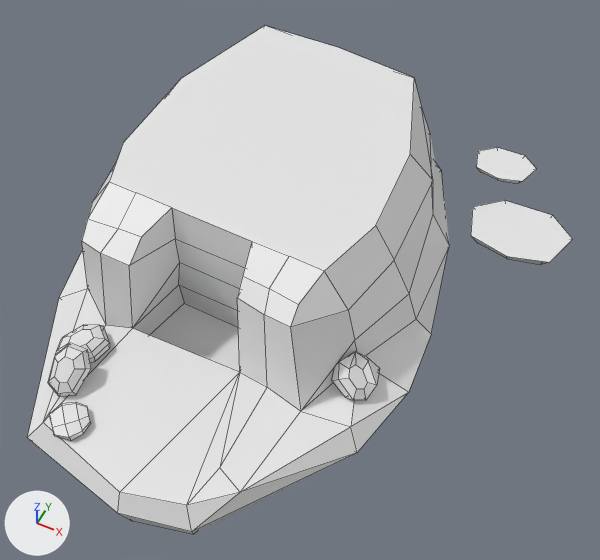
What one commit did to the FBX model BubbleOdysse/Assets/WorldAssets/StatueIsland.fbx.
Both versions are drawn from a camera (50 mm lens) standing at (24.1, 28.0, 27.3) and looking at (14.3, 47.5, 2.8). Every picture has the same lights, and +X, +Y and +Z are marked at lower left. Mesh edges are drawn as thin lines. Where no turn or scale is listed for an object, it has been applied to the vertices.
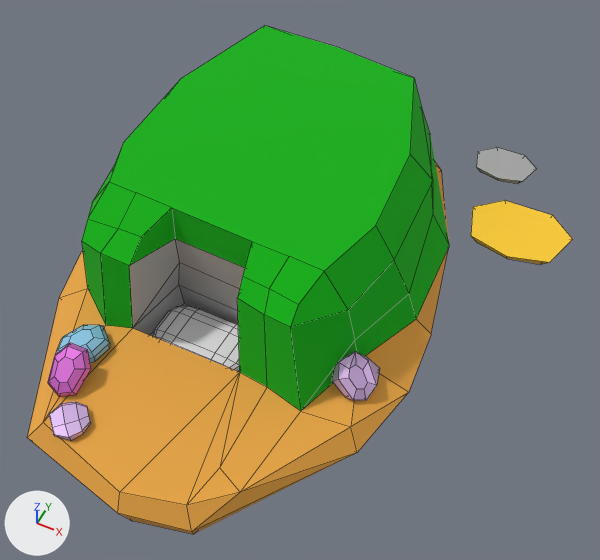
Diff of the bpy script that builds the scene:
```diff
--- a/BubbleOdysse/Assets/WorldAssets/StatueIsland.fbx.py
+++ b/BubbleOdysse/Assets/WorldAssets/StatueIsland.fbx.py
@@ mat_stein_1 @@
+mat_stein_1 = principled_material('Stein 1')
+mat_stein_1.base_color = (0.676, 0.461, 0.802)  # purple #d7b5e7
+mat_stein_1.metallic = 0.37
@@ mat_stein_3 @@
+mat_stein_3 = principled_material('Stein 3')
+mat_stein_3.base_color = (0.264, 0.576, 0.801)  # blue #8cc8e7
+mat_stein_3.metallic = 0.181
@@ mat_earth @@
+mat_earth = principled_material('Earth')
+mat_earth.base_color = (0.8, 0.371, 0.0537)  # orange #e7a442
+mat_earth.roughness = 0.913
@@ mat_rock @@
+mat_rock = principled_material('Rock')
+mat_rock.base_color = (0.383, 0.383, 0.383)  # grey #a6a6a6
@@ mat_gras @@
+mat_gras = principled_material('Gras')
+mat_gras.base_color = (0.0, 0.434, 0.00206)  # green #00b007
+mat_gras.roughness = 1.0
@@ mat_unterwasser @@
+mat_unterwasser = principled_material('Unterwasser')
+mat_unterwasser.base_color = (1.0, 0.605, 0.0239)  # yellow #ffcc2b
@@ mat_stein_4 @@
+mat_stein_4 = principled_material('Stein 4')
+mat_stein_4.base_color = (0.801, 0.19, 0.772)  # pink #e779e4
+mat_stein_4.metallic = 0.433
+mat_stein_4.roughness = 0.492
@@ me_cylinder_004 @@
 me_cylinder_004.from_pydata(...)  # 28 vertices, 23 faces; spans x -0.65..0.73, y -1.06..0.57, z -0.45..0.86
+me_cylinder_004.materials.append(mat_stein_4)  # pink #e779e4
@@ me_cylinder_007 @@
 me_cylinder_007.from_pydata(...)  # 14 vertices, 9 faces; spans x -2.18..2.18, y -1.81..1.41, z -0.27..0.27
+me_cylinder_007.materials.append(mat_unterwasser)  # yellow #ffcc2b
@@ me_cylinder_008 @@
 me_cylinder_008.from_pydata(...)  # 14 vertices, 9 faces; spans x -1.36..1.36, y -1.12..0.88, z -0.17..0.17
+me_cylinder_008.materials.append(mat_rock)  # grey #a6a6a6
@@ me_cylinder_009 @@
 me_cylinder_009.from_pydata(...)  # 28 vertices, 23 faces; spans x -0.831..0.658, y -0.744..0.677, z -0.225..0.228
+me_cylinder_009.materials.append(mat_stein_1)  # purple #d7b5e7
@@ me_cylinder_010 @@
 me_cylinder_010.from_pydata(...)  # 28 vertices, 24 faces; spans x -0.53..1.01, y -1.03..0.7, z -0.41..0.94
+me_cylinder_010.materials.append(mat_stein_1)  # purple #d7b5e7
@@ me_cylinder_002 @@
 me_cylinder_002.from_pydata(...)  # 28 vertices, 23 faces; spans x -0.77..0.87, y -0.95..0.99, z -0.14..0.53
+me_cylinder_002.materials.append(mat_stein_3)  # blue #8cc8e7
@@ me_cylinder_001 @@
 me_cylinder_001.from_pydata(...)  # 127 vertices, 126 faces; spans x -6.5..9.3, y -8.3..16.2, z -1.4..5.2
 # used by ob_cylinder; location = (10.69, 44.61, 1.99)
+# me_cylinder_001 part 1: 35 of the faces centred in x -6.1..8.7, y -7.8..5.4, z -1.3..1.0 switch from no material to mat_earth (orange #e7a442)
+# me_cylinder_001 part 2: 16 of the faces centred in x -5.6..7.0, y 9.5..15.9, z -0.6..1.2 switch from no material to mat_earth (orange #e7a442)
+# me_cylinder_001 part 3: 34 of the faces centred in x -5.5..8.0, y -2.0..5.2, z 1.4..5.1 switch from no material to mat_gras (green #00b007)
+# me_cylinder_001 part 4: 14 of the faces centred in x -5.1..6.7, y 9.4..12.7, z 1.6..5.0 switch from no material to mat_gras (green #00b007)
+# me_cylinder_001 part 5: all 11 faces centred in x -0.7..3.5, y -2.2..0.4, z -0.3..3.1 switch from no material to mat_rock (grey #a6a6a6)
@@ me_cube_019 @@
+me_cube_019.from_pydata(...)  # 96 vertices, 98 faces; spans x -1.88..1.88, y -1.16..1.16, z -0.27..0.32
@@ ob_cube_006 @@
+ob_cube_006 = bpy.data.objects.new('Cube.006', me_cube_019)
+ob_cube_006.location = (12.08, 43.75, 2.08)
```

Changed parts and their boxes (x1, y1, x2, y2) in the pictures (600 x 560 px):
'Cylinder.004', recoloured (white to yellow)
    both: (471, 200, 572, 264)
'Cube.006', added
    after: (153, 306, 240, 372)
'Cylinder.009', recoloured (grey to purple)
    both: (332, 352, 380, 400)
'Cylinder.007', recoloured (white to pink)
    both: (48, 343, 91, 397)
'Cylinder.005', recoloured (white to grey)
    both: (476, 147, 537, 184)
'Cylinder.008', recoloured (white to purple)
    both: (49, 401, 91, 441)
'Cylinder.006', recoloured (white to blue)
    both: (56, 325, 110, 363)
part 1 of me_cylinder_001, recoloured (white to orange)
    both: (27, 248, 449, 534)
part 2 of me_cylinder_001, recoloured
    both: (435, 162, 449, 240)
part 3 of me_cylinder_001, recoloured (white to green)
    both: (82, 26, 449, 411)
part 4 of me_cylinder_001, recoloured (grey to green)
    both: (410, 79, 450, 246)
part 5 of me_cylinder_001, recoloured
    both: (129, 239, 245, 372)
